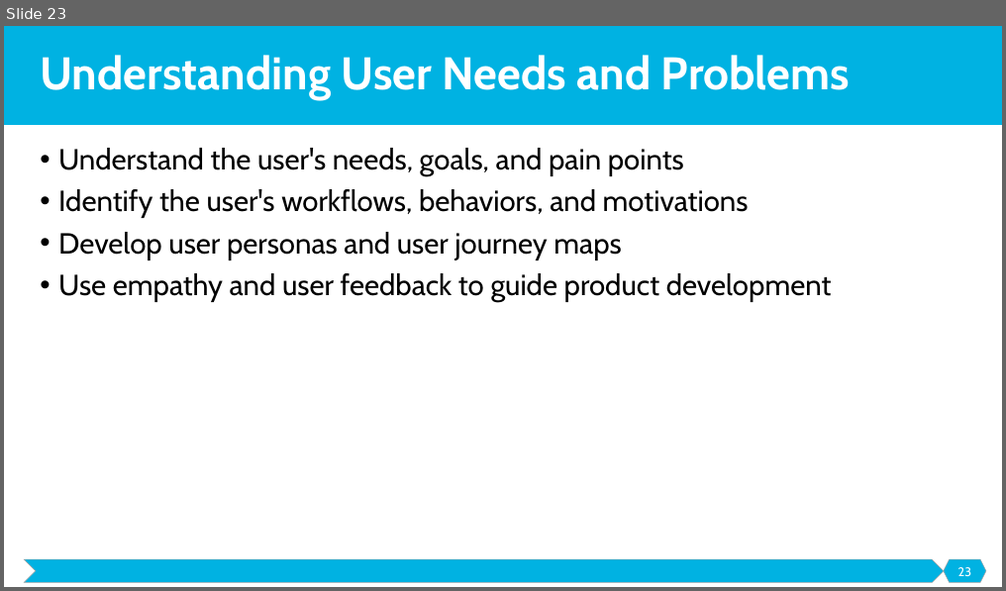
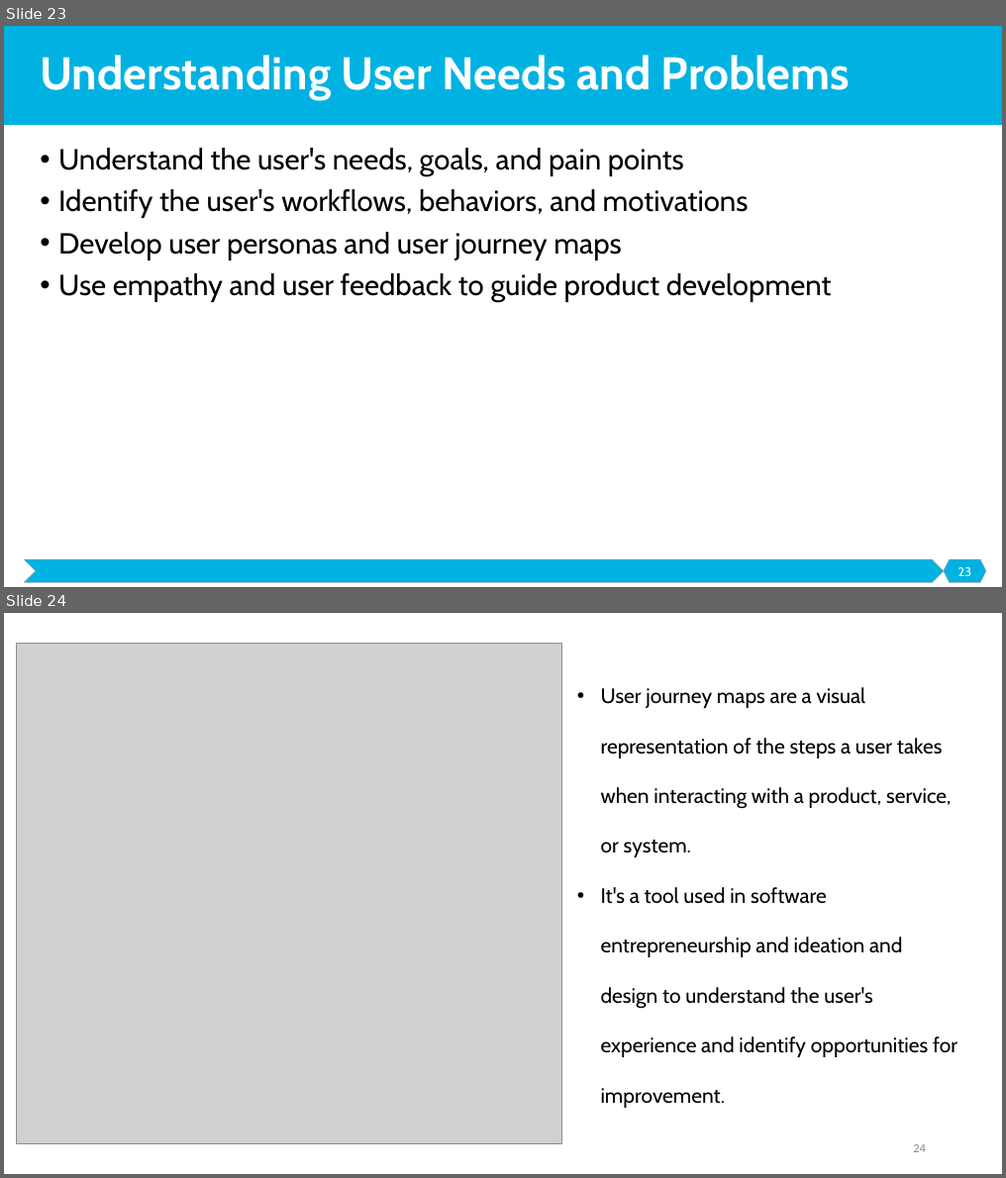
Before and after one commit to malenezi/malenezi, a slide deck: SE495/Lectures/3-Ideation and Design/Ideation and Design.pptx. Shown one above the other, each under a label of ours: slide 23 before the commit, slides 23 and 24 after it. The pictures are 1006x591 and 1006x1178 pixels, drawn with LibreOffice and Linux fonts; fonts in the diff are those of the drawing; grey boxes stand for pictures. Boxes give left, top, right and bottom in pixels: in the first picture for what was removed or moved away, otherwise in the second. Text is boxed around its words. In the diff, an @@ line names an element or a change of style, - is before the commit and + after.

```diff
--- a/SE495/Lectures/3-Ideation and Design/Ideation and Design.pptx
+++ b/SE495/Lectures/3-Ideation and Design/Ideation and Design.pptx
@@ slide 24 added at bbox=[4, 613, 1002, 1174], background #FFFFFF @@
@@ picture added at bbox=[16, 644, 561, 1145] @@
@@ text added at bbox=[601, 687, 957, 1108], 20 pt, text #000000 @@
+• User journey maps are a visual representation of the steps a user takes when interacting with a product, service, or system.
+• It's a tool used in software entrepreneurship and ideation and design to understand the user's experience and identify opportunities for improvement.
@@ page number added at bbox=[913, 1145, 926, 1153], 12 pt, text #8C8C8C @@
+24
```
Also in this commit, not shown: 2 slides changed, 9 other slides added, 2 slides removed, 8 other files.
